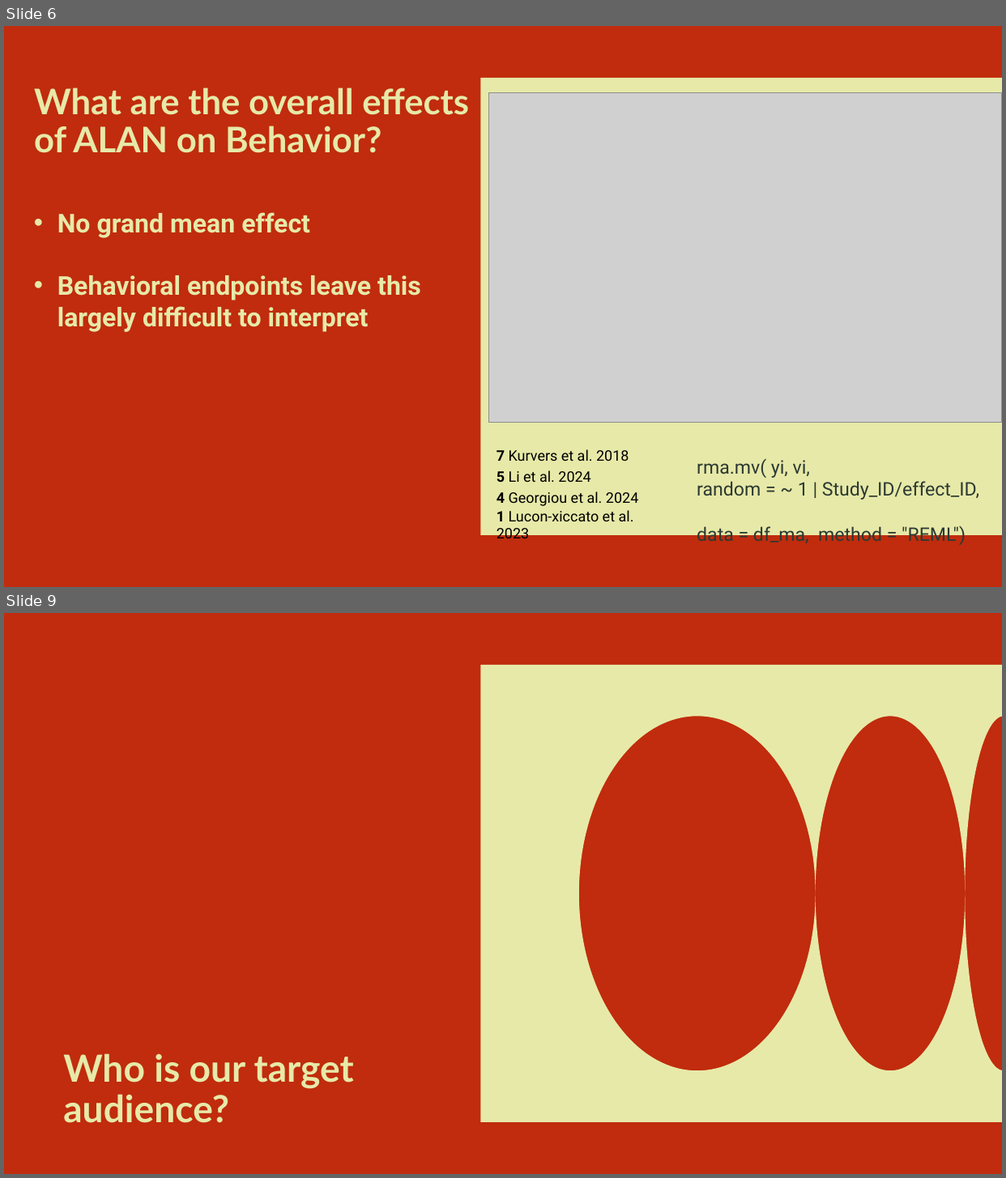
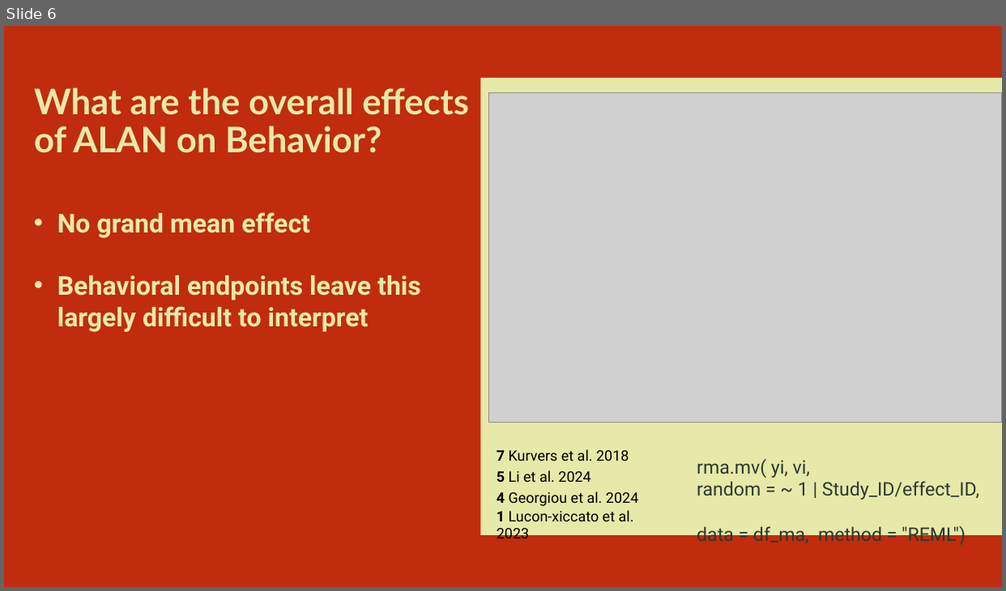
Before and after one commit to MaxxRAM/ALAN_MA_2026, a slide deck: MA spring 2026/The effects of ALAN on fish behavior.pptx. Shown one above the other, each under a label of ours: slides 6 and 9 before the commit, slide 6 after it; the slides between them are not shown. The pictures are 1006x1178 and 1006x591 pixels, drawn with LibreOffice and Linux fonts; fonts in the diff are those of the drawing; grey boxes stand for pictures. Boxes give left, top, right and bottom in pixels: in the first picture for what was removed or moved away, otherwise in the second. Text is boxed around its words. In the diff, an @@ line names an element or a change of style, - is before the commit and + after.

```diff
--- a/MA spring 2026/The effects of ALAN on fish behavior.pptx
+++ b/MA spring 2026/The effects of ALAN on fish behavior.pptx
@@ slide 9 removed at [4, 613, 1002, 1174], background #C02C0D; not listed: 1 template element that a slide beside it also shows @@
@@ title removed at [63, 1054, 354, 1123] @@
-Who is our target audience?
```
Also in this commit, not shown: 2 slides changed, 3 slides added, 7 other slides removed, 4 other files.
